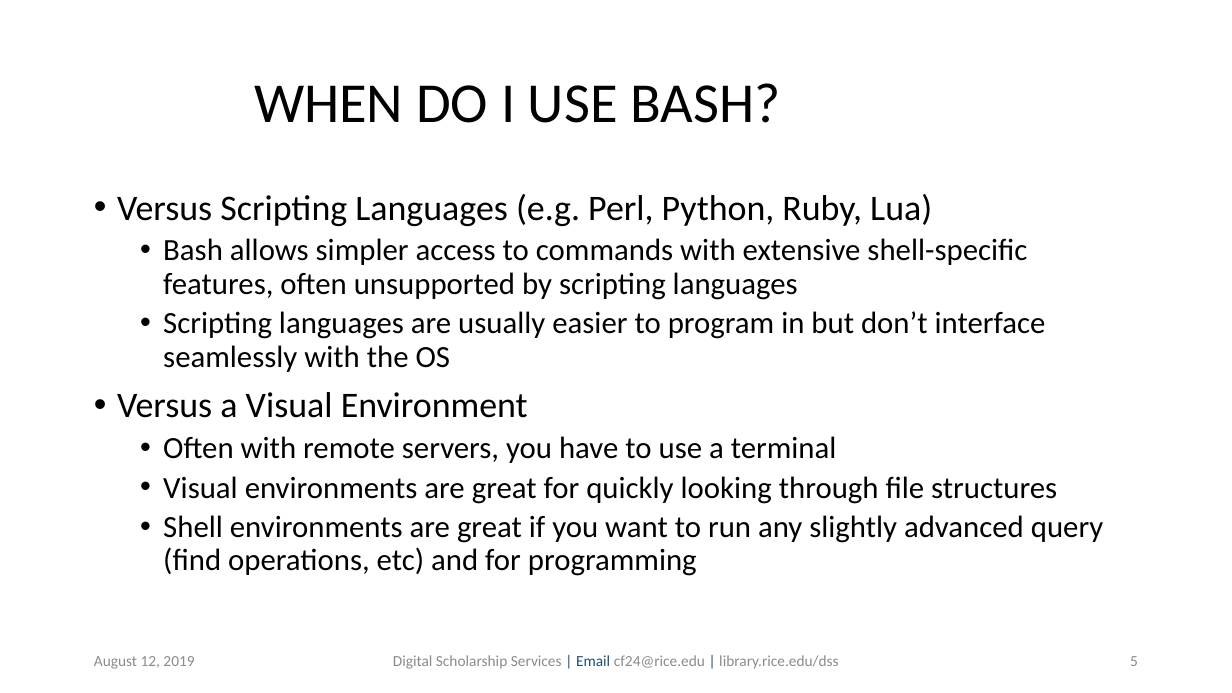
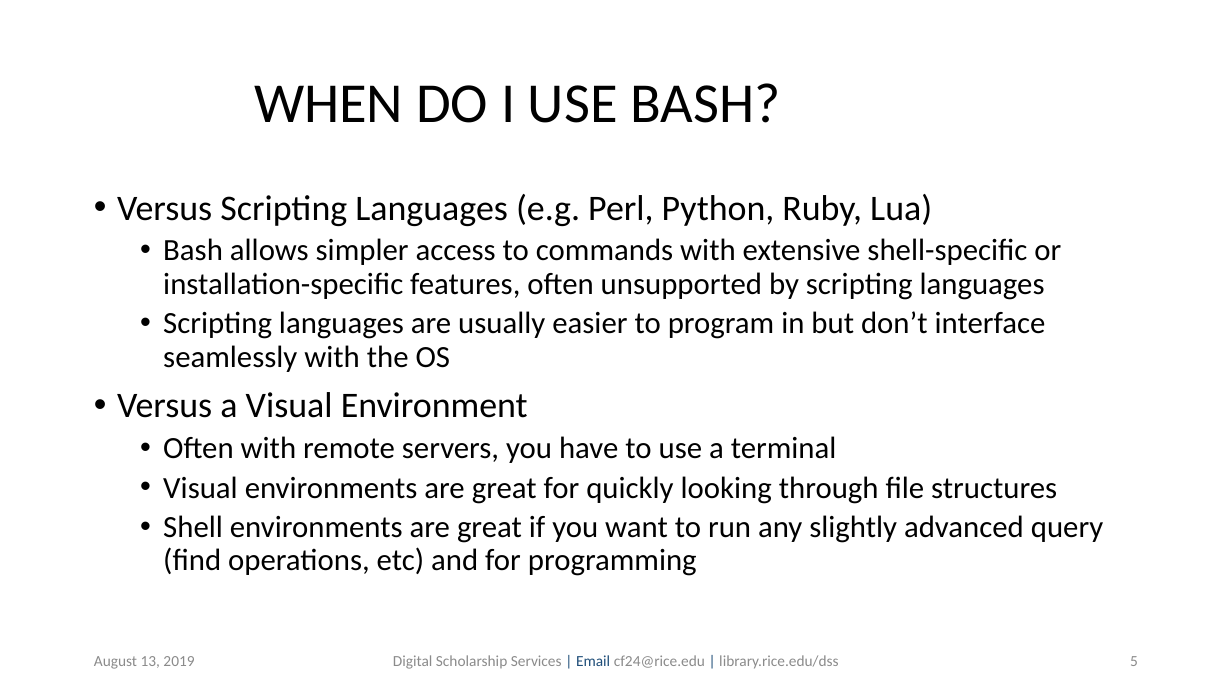
Before and after one commit to bakitybacon/rice-data-and-donuts, a slide deck: slide 5 of bash/Introduction to Bash.pptx. Drawn at 1232x693 pixels with LibreOffice and Linux fonts; fonts in the diff are those of the drawing; background and template pictures are left out. Boxes give left, top, right and bottom in pixels: in the first picture for what was removed or moved away, otherwise in the second. Text is boxed around its words. In the diff, an @@ line names an element or a change of style, - is before the commit and + after.

Commit message:
mingw not wavy, add advanced features

```diff
--- a/bash/Introduction to Bash.pptx
+++ b/bash/Introduction to Bash.pptx
@@ text at (163, 238, 1061, 300): text changed @@
-  • Bash allows simpler access to commands with extensive shell-specific features, often unsupported by scripting languages
+  • Bash allows simpler access to commands with extensive shell-specific or installation-specific features, often unsupported by scripting languages
@@ text at (94, 656, 194, 669): text changed @@
-August 12, 2019
+August 13, 2019
```
Also in this commit, not shown: 13 other slides changed, 15 slides added.
